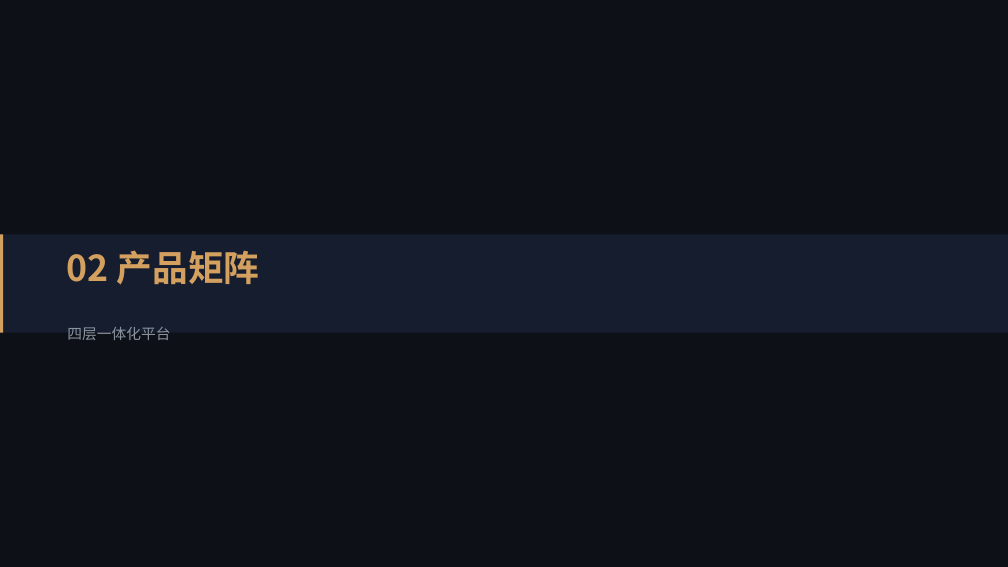
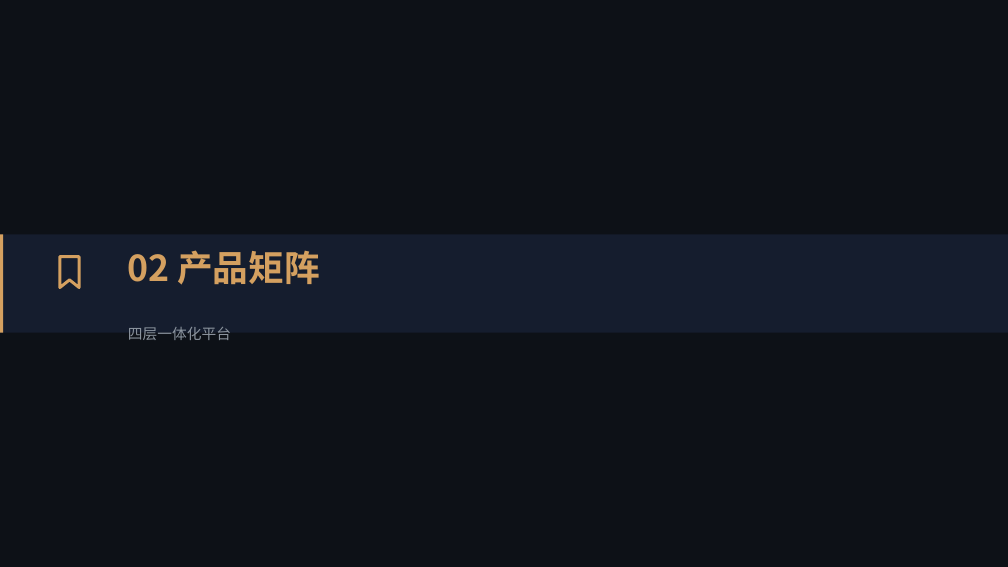
Before and after one commit to xmwcg/ppt-pro-studio, a slide deck: slide 6 of output/hifi.pptx. Drawn at 1008x567 pixels with LibreOffice and Linux fonts; fonts in the diff are those of the drawing. Boxes give left, top, right and bottom in pixels: in the first picture for what was removed or moved away, otherwise in the second. Text is boxed around its words. In the diff, an @@ line names an element or a change of style, - is before the commit and + after.

```diff
--- a/output/hifi.pptx
+++ b/output/hifi.pptx
@@ freeform shape added at box(60, 256, 79, 287), outline #D4A060 2.77 pt @@
@@ text "02 产品矩阵": place and size @@
-text "02 产品矩阵" at box(67, 250, 260, 285)
+text "02 产品矩阵" at box(127, 250, 320, 285)
@@ text "四层一体化平台": place and size @@
-text "四层一体化平台" at box(67, 327, 170, 340)
+text "四层一体化平台" at box(128, 327, 231, 340)
```
Also in this commit, not shown: 11 other slides changed, 5 other files.
